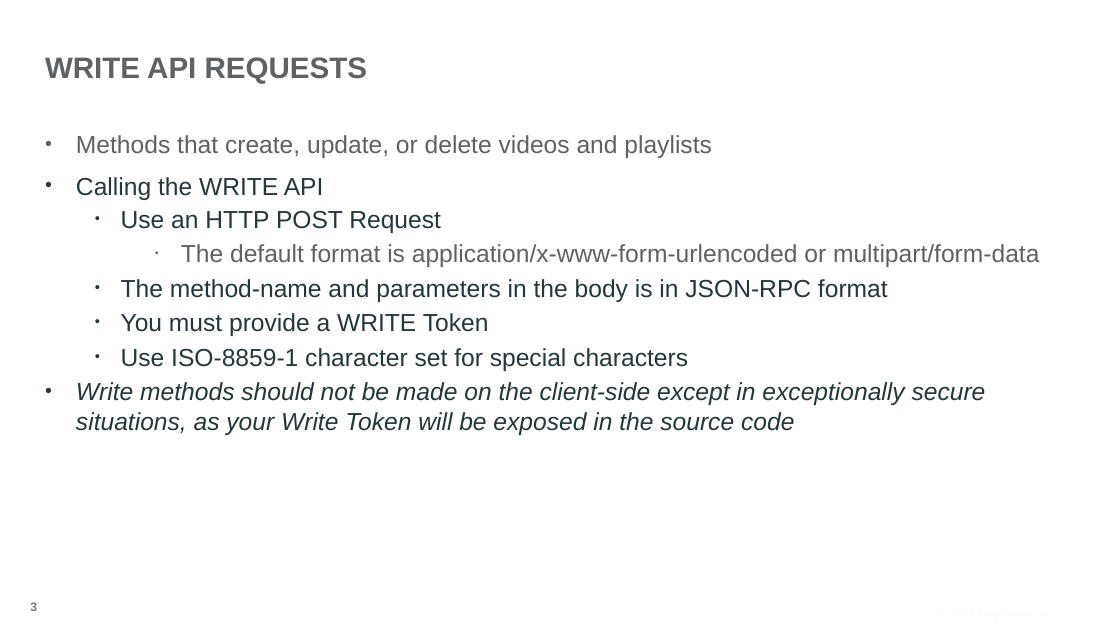
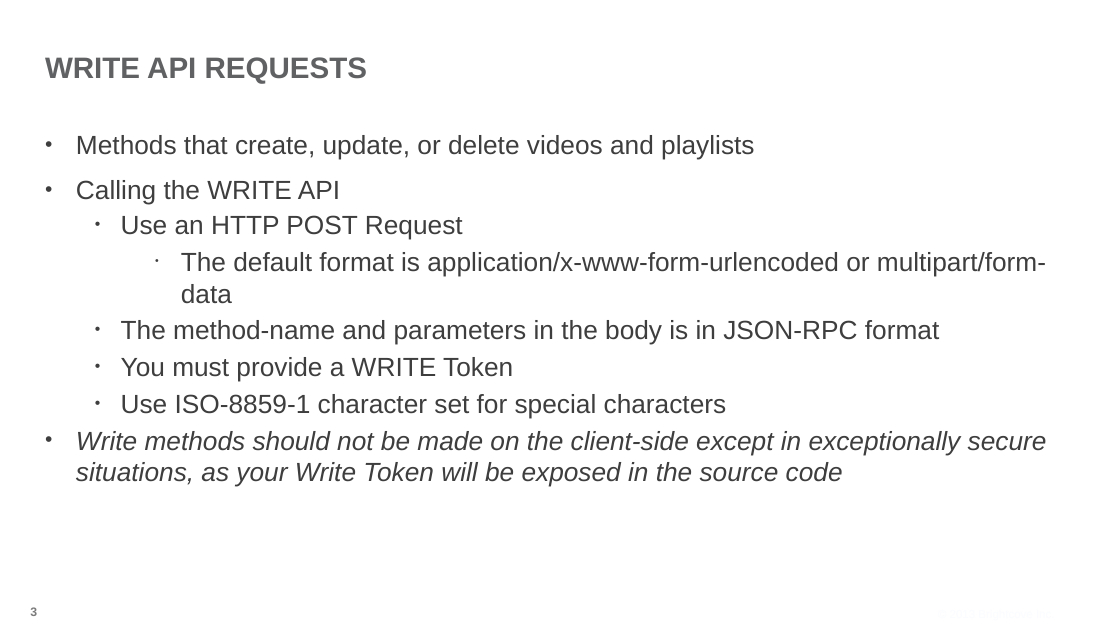
Before and after one commit to BrightcoveLearning/VideoCloudMediaAPI, a slide deck: slide 3 of VideoSessionsMaterials/understanding-write-methods.pptx. Drawn at 1120x630 pixels with LibreOffice and Linux fonts; fonts in the diff are those of the drawing; background and template pictures are left out. Boxes give left, top, right and bottom in pixels: in the first picture for what was removed or moved away, otherwise in the second. Text is boxed around its words. In the diff, an @@ line names an element or a change of style, - is before the commit and + after.

Commit message:
Updated formatting

```diff
--- a/VideoSessionsMaterials/understanding-write-methods.pptx
+++ b/VideoSessionsMaterials/understanding-write-methods.pptx
@@ text "Methods that create, update, or ..." at [76, 135, 1047, 487]: size 30 to 32 pt; text colour #606163 to #3E3E3E in "Methods that create, update, or delete videos ...", "The default format is application/x-www-form-urlencoded or m ..."; text colour #23383A to #3E3E3E in "Calling the WRITE API", "Use an HTTP POST Request", "The method-name and parameters in the body ...", "You must provide a WRITE Token" and 2 more places; more space between paragraphs @@
@@ page number: place and size @@
-page number at [30, 602, 37, 611]
+page number at [30, 607, 37, 616]
```
Also in this commit, not shown: 2 other slides changed, 2 other files.
